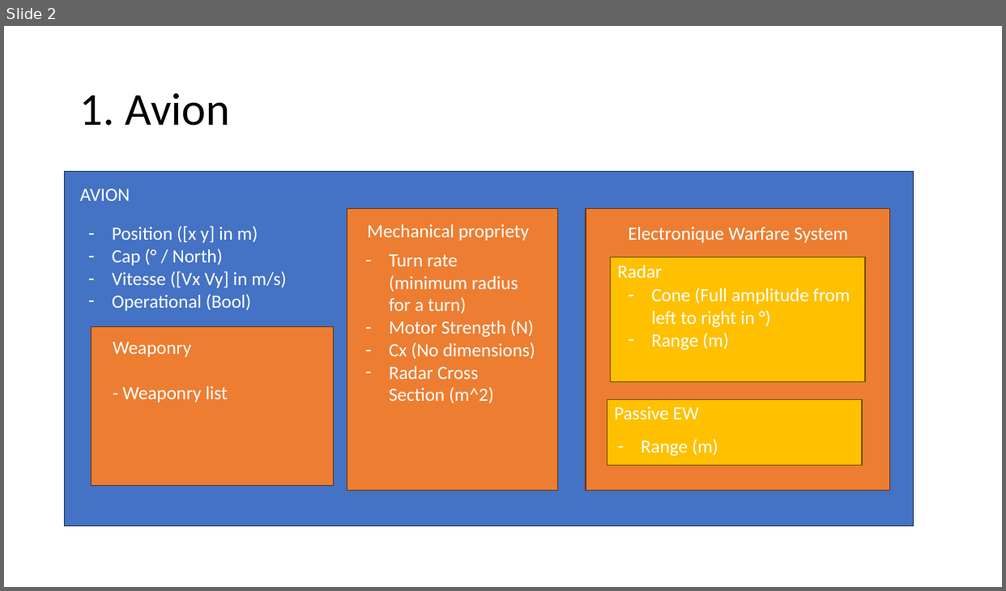
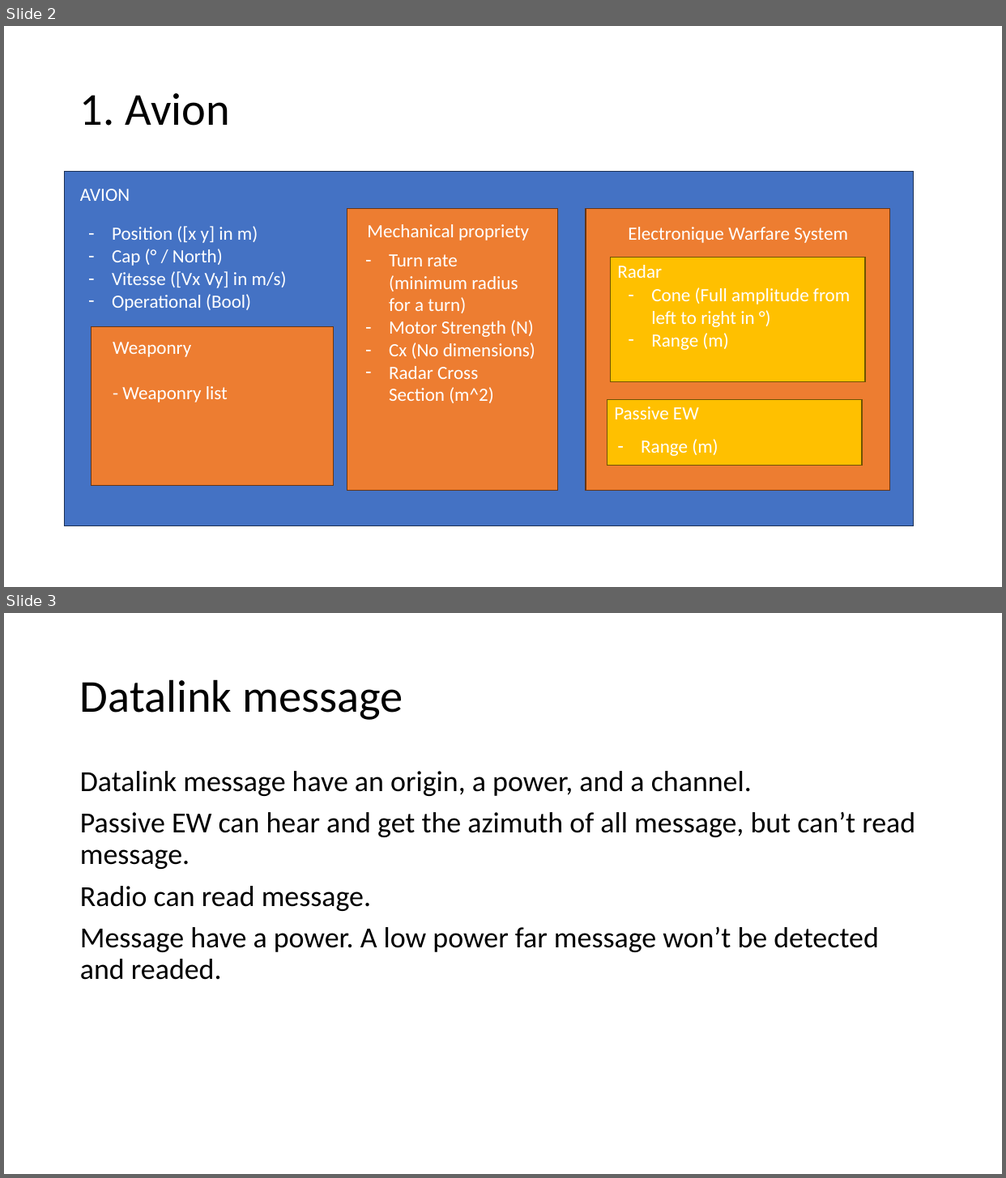
Before and after one commit to BERTINMorgan/ACSEW, a slide deck: 0_gestion/data_architectures.pptx. Shown one above the other, each under a label of ours: slide 2 before the commit, slides 2 and 3 after it. The pictures are 1006x591 and 1006x1178 pixels, drawn with LibreOffice and Linux fonts; fonts in the diff are those of the drawing. Boxes give left, top, right and bottom in pixels: in the first picture for what was removed or moved away, otherwise in the second. Text is boxed around its words. In the diff, an @@ line names an element or a change of style, - is before the commit and + after.

Commit message:
adding awacs and datalink, need corection for radar detection heading

```diff
--- a/0_gestion/data_architectures.pptx
+++ b/0_gestion/data_architectures.pptx
@@ slide 3 added at (4, 613, 1002, 1174), background #FFFFFF @@
@@ title added at (80, 679, 403, 720), 44 pt, text #000000 @@
+Datalink message
@@ text added at (80, 771, 915, 980), 28 pt, text #000000 @@
+Datalink message have an origin, a power, and a channel.
+Passive EW can hear and get the azimuth of all message, but can’t read message.
+Radio can read message.
+Message have a power. A low power far message won’t be detected and readed.
```
Also in this commit, not shown: 3 other slides added, 6 other files.
